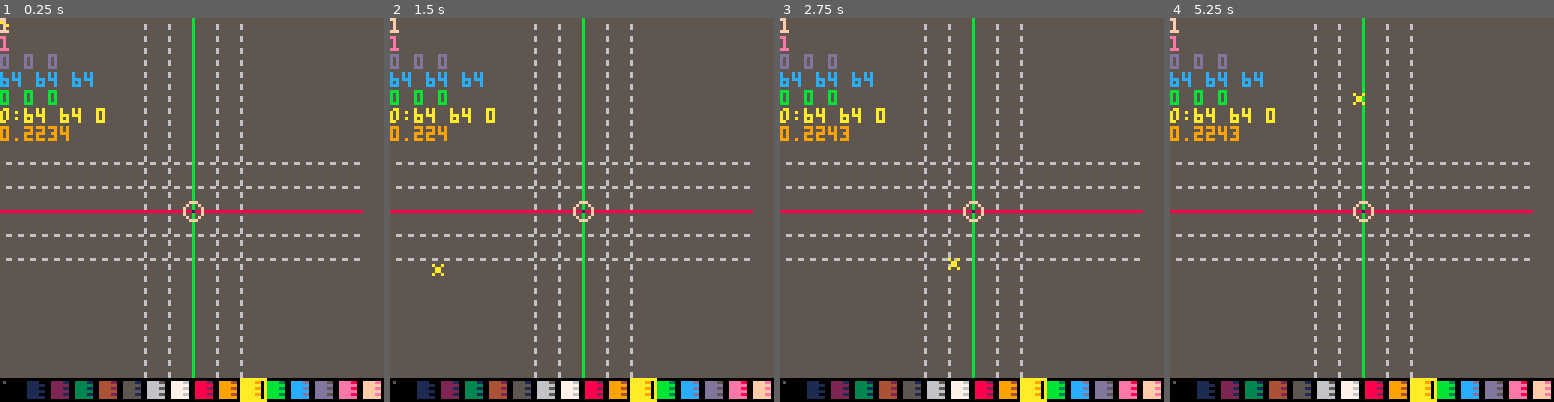
Above: before the commit, frames 1-4 (left to right).
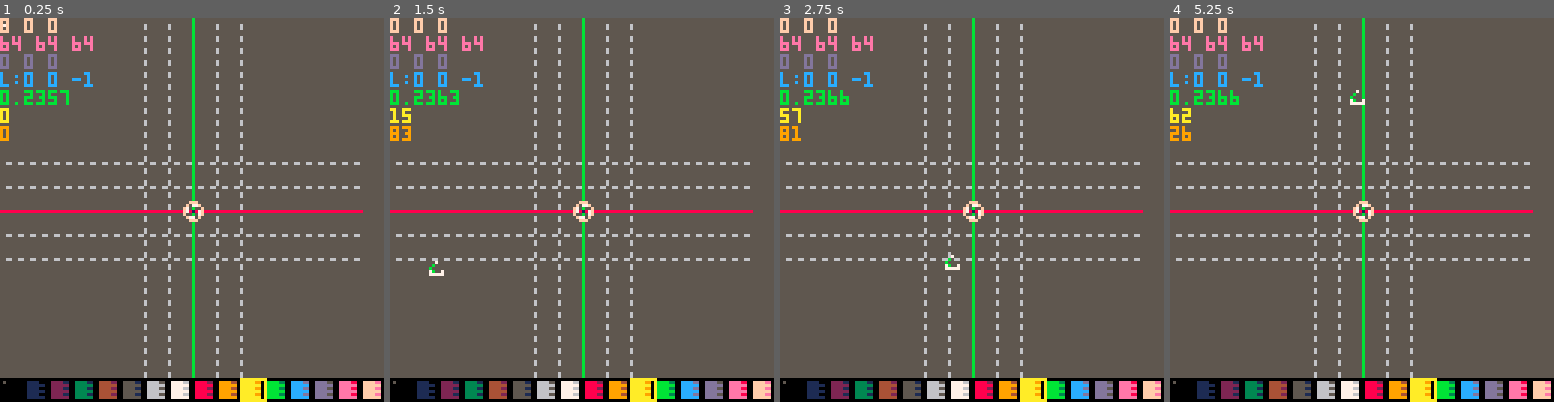
Above: after the commit, the same moments.

Repository: bitchunk/pico8misk
Game: PICO-8 cartridge poly4b.p8
Two runs of this game, one before a commit and one after it. Both use one fixed random seed, a clock stepped at 60 frames per second and the inputs below.
Inputs (mouse positions are in pixels of both pictures, inside the frame that each line leads up to):
- Up to frame 1 (0.25 s): no input
- Up to frame 2 (1.5 s): tap X (X key) at 0.33, 1.07 s; click (670, 121) at 0.67 s; tap O (Z key) at 0.7 s; click (436, 267) at 1.22 s
- Up to frame 3 (2.75 s): hold Right 1.6-2.1 s; hold P2 Left 1.6-2.1 s; tap O (Z key) at 1.7, 2.1, 2.5 s; click (887, 114) at 1.77 s; tap X (X key) at 1.85 s; hold Up 2.15-2.42 s; hold P2 Down 2.15-2.42 s; click (952, 259) at 2.32 s; hold Right from 2.47 s (still down); hold P2 Left from 2.47 s (still down)
- Up to frame 4 (5.25 s): click (1404, 106) at 2.87 s; tap O (Z key) every 0.4 s from 2.9 to 4.9 s; tap X (X key) at 2.97, 4.08, 5.2 s; release Right at 3.03 s; release P2 Left at 3.03 s; hold Left 3.08-3.58 s; hold P2 Right 3.08-3.58 s; click (1465, 256) at 3.42 s; hold Down 3.63-3.97 s; hold P2 Up 3.63-3.97 s; click (1231, 102) at 3.97 s; hold Right 4.02-4.68 s; hold P2 Left 4.02-4.68 s; click (1292, 248) at 4.52 s; hold Up 4.73-5.03 s; hold P2 Down 4.73-5.03 s; click (1354, 94) at 5.07 s; hold Left from 5.08 s (still down); hold P2 Right from 5.08 s (still down)

The runs differ from the first frame. In frame 1, 1.7% of the frame differs, in the area x 0-53%, y 0-53%; in frame 2, 1.9%; in frame 3, 1.9%; in frame 4, 2.0%.

Commit message:
Rclickで背景色選択 rviewからorotへ変更 一つ前の線を表示 次に平面が有効な頂点回りをカーソル表示 プレヴュー追加 可動光源追加 undo追加

Diff:
--- a/poly4b.p8
+++ b/poly4b.p8
@@ -451,13 +451,22 @@
 scenesbat([[
 d st spr_d 0
 k st save_k 0
-]],{})
+]],{t='exit form save: q',p='32 1 13 7'})
 end)
 menuitem(2,'load',function(v,i)
 scenesbat([[
 d st spr_d 0
 k st load_k 0
+]],{t='exit form load: q',p='32 1 3 7'})
+end)menuitem(3,'scale test',function(v,i)
+scenesbat([[
+d st spr_d 0
+k st load_k 0
 ]],{})
+scenesbat[[
+d st sc_d 0
+k st sc_k 0
+]]
 end)
 
 btnc,btns,btrg,butrg=tablefill(0,8),{},{},{}
@@ -482,6 +493,9 @@
 oposb=mkrect[[0 0 0 0]]
 orot=mkrect[[0 0 0 0]]
 orotb=mkrect[[0 0 0 0]]
+oscl=mkrect[[64 64 1 1]]
+lpos=mkrect[[0 0 0 0]]
+lpos.z=-1
 view.z=64
 viewb.z=64
 
@@ -495,6 +509,7 @@
 vtxs={}
 vtxsb={}
 vcol=10
+bgcol=5
 --cam.z=64
 opos.z=0
 oposb.z=0
@@ -502,7 +517,7 @@
 rview.z=0
 --cat(view,htbl[[r{x=0;y=0;z=0;}]])
 ldps=3
-vtxsel={1}
+--vtxsel={1}
 vtxsl=1
 vtxsll=0
 vtxslf=1
@@ -511,7 +526,12 @@
 getmouse()
 dragstart(opos,1)
 dragstart(view,1)
-dragstart(rview,1)
+dragstart(orot,1)
+dragstart(lpos,1)
+
+local obj={}
+obj.rt=orot
+obj.vt=vtxs
 --cls()
 --clickp=tablefill({0,0,0,false},16*16*16)
 clickp={}
@@ -558,13 +578,14 @@
 --1:
 caller={
 def_d=function(o)
-cls(5)
+cls(bgcol)
 local p=0
 
 rectfill(64,64,64,64,7)
 
 local msk=0xffff
-local qx,qy,qz=vradq(rview,1/128)
+local qx,qy,qz=vradq(orot,1/128)
+local rx,ry,rz=vradq(rview,1/128)
 local zr=64/view.z
 
 --**draw glid**
@@ -610,18 +631,27 @@
 --local q,x2,y2,z=rots(-64*zr,0,0,qx,qy,qz)
 --line(x1+view.x+opos.x*8*zr,y1+view.y+opos.y*8*zr,x2+view.x+opos.x*8*zr,y2+view.y+opos.y*8*zr,0x28)
 fillp(not genab.x and msk)
-local q,x1,y1,z=rots(56*zr,opos.y*8*zr,opos.z*8*zr,qx,qy,qz)
-local q,x2,y2,z=rots(-64*zr,opos.y*8*zr,opos.z*8*zr,qx,qy,qz)
+local q,x1,y1,z1=rots(56*zr,opos.y*8*zr,opos.z*8*zr,qx,qy,qz)
+local q,x2,y2,z2=rots(-64*zr,opos.y*8*zr,opos.z*8*zr,qx,qy,qz)
+--local q,x1,y1,z1=rots(x1,y1,z1,rx,ry,rz)
+--local q,x2,y2,z2=rots(x2,y2,z2,rx,ry,rz)
+--local q,x1,y1,z=rots(56*zr,opos.y*8*zr,opos.z*8*zr,qx,qy,qz)
+--local q,x2,y2,z=rots(-64*zr,opos.y*8*zr,opos.z*8*zr,qx,qy,qz)
 line(x1+view.x,y1+view.y,x2+view.x,y2+view.y,0x28)
+--line(x1+view.x+rview.x,y1+view.y+rview.y,x2+view.x+rview.x,y2+view.y+rview.y,0x28)
+
 --local x1,y1,z=rots(opos.x*8*zr,56*zr,opos.z*8*zr,qx,qy,qz)
 --local x2,y2,z=rots(opos.x*8*zr,-64*zr,opos.z*8*zr,qx,qy,qz)
 local q,x1,y1,z=rots(opos.x*8*zr,56*zr,opos.z*8*zr,qx,qy,qz)
 local q,x2,y2,z=rots(opos.x*8*zr,-64*zr,opos.z*8*zr,qx,qy,qz)
+--local q,x1,y1,z1=rots(x1,y1,z1,rx,ry,rz)
+--local q,x2,y2,z2=rots(x2,y2,z2,rx,ry,rz)
 --local q,x1,y1,z=rots(0,56*zr,0,qx,qy,qz)
 --local q,x2,y2,z=rots(0,-64*zr,0,qx,qy,qz)
 fillp(not genab.y and msk)
 --line(x1+view.x+opos.x*8*zr,y1+view.y+opos.z*8*zr,x2+view.x+opos.x*8*zr,y2+view.y+opos.z*8*zr,0x3b)
 line(x1+view.x,y1+view.y,x2+view.x,y2+view.y,0x3b)
+--line(x1+view.x+rview.x,y1+view.y+rview.y,x2+view.x+rview.x,y2+view.y+rview.y,0x3b)
 --local x1,y1,z=rots(opos.x*8*zr,opos.y*8*zr,56*zr,qx,qy,qz)
 --local x2,y2,z=rots(opos.x*8*zr,opos.y*8*zr,-64*zr,qx,qy,qz)
 local q,x1,y1,z=rots(opos.x*8*zr,opos.y*8*zr,56*zr,qx,qy,qz)
@@ -633,87 +663,43 @@
 --line(x1+view.x+opos.x*8*zr,y1+view.y+opos.y*8*zr,x2+view.x+opos.x*8*zr,y2+view.y+opos.y*8*zr,0x1c)
 fillp()
 
---tmap(clickp,function(p)
-
---ecxy({-2,-2,5,5},function(x,y)
---local q,x,y,z=rots
---(genab.x and ((opos.x+x)*8*zr) or ((opos.y+y)*8*zr)
---,not genab.z and ((opos.y+y)*8*zr) or 0
---,genab.z and ((opos.z+(genab.x and y or x))*8*zr) or 0
---,qx,qy,qz)
---circfill(x+view.x,y+view.y,1,8)
---end)
---dbg('nm'..join(normalize({0,0,-64}),' '))
-
-local vt={}
-local tr={}
-local vs={}
-local qx,qy,qz=vradq(rview,1/128)
---tmap(vtxs,function(v,i)
---vs=tmap(rolzsort(cat({},vtxs),qx,qy,qz),function(v,i)
-vs=tmap(cat({},vtxs),function(v,i)
-local q,vx,vy,vz=spread(rolq(rolq(rolq({0,v[1],v[2],v[3]},qx),qy),qz))
---local q,vx,vy,vz=spread(rolq(rolq(rolq({0,v[1]-opos.x,v[2]-opos.y,v[3]},qx),qy),qz))
-v=cat({},{vx,vy,vz,v[4],i=i})
---v[1]=v[1]*8*zr+view.x+opos.x*8*zr
---v[2]=v[2]*8*zr+view.y+opos.y*8*zr
-v[1]=v[1]*8*zr+view.x
-v[2]=v[2]*8*zr+view.y
-
-vt[v.i]=v
-return v
-end)
-
---tmap(rolzsort(vt,vradq(rview,1/128)),function(v,i)
---tmap(rolzsort(vt,qx,qy,qz),function(v,i)
-tmap(vs,function(v,i)
-local pfnc=inrng(v.i,vtxsl,vtxslf) and circfill or circ
+--**vertex draw**
+fillp()
+local q,x1,y1,z1=rots(lpos.x*zr,lpos.y*zr,lpos.z*zr,qx,qy,qz)
+zr=8*64/view.z
+local pre
+tmap(cat({{lpos.x/8,lpos.y/8,lpos.z/8,7}},objdraw(obj)),function(v,i)
+--local pfnc=inrng(v.i,vtxsl,vtxslf) and circfill or circ
 
 --v[1]=v[1]*8*zr+view.x
 --v[2]=v[2]*8*zr+view.y
 --if inrng(v.i,vtxsl,vtxslf)  then
+if v.i then
+fillp()
 if inrng(v.i,vtxsl,vtxsl+vtxsll) then
-circfill(v[1],v[2],2,i==vtxsl and v[4] or 11)
-end
-circ(v[1],v[2],2,v[4])
---drawp(v[1],v[2],v[3],v[4],2)
---if #tr>2 then
-if v.i>2 then
-tr={vt[v.i-2],vt[v.i-1],v}
---tr={v,vt[v.i-1],vt[v.i-2]}
---fp=rtfp(facerad(tr[1]))
---dbg('vt '..join(v,' '))
---dbg('nm '..join(normalize(v,1),' '))
---dbg('nm '..join(normalize({view.x,view.y,view.z},1),' '))
---dbg(dot(normalize({view.x,view.y,view.z}),normalize(v,1)))
-local c,fp=light(pspal[tr[1][4]],dot({0,0,-32},normalize(v,1)))
---dbg('li '..join({c,fp},' '))
-
---if cull(tr[1][1],tr[1][2],tr[2][1],tr[2][2],tr[3][1],tr[3][2])==band(v.i,1) then
-if cull(tr[1][1],tr[1][2],tr[2][1],tr[2][2],tr[3][1],tr[3][2])<1 then
-return
-end
---add(tr,v)
---vdmp(tr[1])
---trifill(tr[1],tr[2],{10 ,10},14)
---raster_triangle(tr[1],tr[2],tr[3])
---dbg(facerad(tr[1]))
-
-if fp then
-p01_triangle_163(tr[1][1],tr[1][2],tr[2][1],tr[2][2],tr[3][1],tr[3][2],c,fp)
-end
---dbg(join({tr[1][1],tr[2][1],tr[3][1]}, "--"))
-del(tr,tr[1])
-end
-end)
-fillp()
+circfill(v[1]*zr+view.x,v[2]*zr+view.y,2,v.i==vtxsl and v[4] or 11)
+end
+if v.i==#vtxs then
+line(v[1]*zr+view.x,v[2]*zr+view.y,pre[1]*zr+view.x,pre[2]*zr+view.y)
+end
+circ(v[1]*zr+view.x,v[2]*zr+view.y,2,v.t and 12 or v[4])
+
+else
+spr(4,v[1]*zr+view.x-3,v[2]*zr+view.y-3)
+--fillp(0x5a5a.8)
+--circfill(v[1]*zr+view.x,v[2]*zr+view.y,2,v[4])
+--fillp()
+--circ(v[1]*zr+view.x,v[2]*zr+view.y,2,v[4])
+end
+pre=v
+end)
+
 v=cubr
 pfnc=circ
-local q,vx,vy,vz=spread(rolq(rolq(rolq({0,opos.x,opos.y,opos.z},qx),qy),qz))
+--local q,vx,vy,vz=spread(rolq(rolq(rolq({0,opos.x,opos.y,opos.z},qx),qy),qz))
+local q,vx,vy,vz=spread(vrolq(opos.x,opos.y,opos.z,qx,qy,qz))
 --drawo(v,opos.x-1,opos.y-1,opos.z-1)
-drawp(vx*8*zr+view.x,vy*8*zr+view.y,vz*8*zr+view.z,15,3)
-orot.x=vx*8*zr+view.x
-orot.y=vy*8*zr+view.y
+drawp(vx*zr+view.x,vy*zr+view.y,vz*zr+view.z,15,3)
 
 rectfill(0,120,127,127,0)
 for x=0,15 do
@@ -726,12 +712,18 @@
 pset(1,121,5)
 pal(7,vcol)
 rect(vcol*8,120,vcol*8+8,127,pspal[vcol])
+pal()
+eachpal('6bc$',(#vtxs<3 or vtxsl%2==1) and 'bb0' or 'c0c')
 spr(spid,mo.x-3,mo.y-3)
 pal()
 
 end
 ,def_k=function(o)
 local b
+if o.fst then
+oscl.w=1
+oscl.h=1
+end
 if not keystate.█ then
 tmap(kmap,function(v,i)
 if btn(i-1) or btn(i-1,1) then
@@ -742,10 +734,10 @@
 end
 cat(genab,gedef)
 local x,y
-=cos(rview.x%64/64)>0
-,cos(rview.y%64/64)>0
---=inrng(sgn(rview.x)*rview.x%64,-16,16)
---,inrng(sgn(rview.y)*rview.y%64,-16,16)
+=cos(orot.x%64/64)>0
+,cos(orot.y%64/64)>0
+--=inrng(sgn(orot.x)*orot.x%64,-16,16)
+--,inrng(sgn(orot.y)*orot.y%64,-16,16)
 genab.x=x and 1 or not y and -1
 genab.y=y or not x and y
 genab.z=not(genab.y and genab.x)
@@ -768,21 +760,22 @@
 --**drag view**
 spid=1
 local x,y=dragrot(view,{x=0,y=0,z=0})
---local x,y,z=dragrot(rview,{x=opos.x,y=opos.y,z=opos.z})
+--local x,y,z=dragrot(orot,{x=opos.x,y=opos.y,z=opos.z})
 
 view.ud(x,y)
 else
 if not mo.r and mo.l and chold then
 if mo.y>120 then
 vcol=flr(min(mo.x/8,15))
+chold=false
 return
 end
 
 --**drag cursor**
 scale=8
-local p={dragdist(opos,rview)}
-tmap((genab.x and cos((rview.x%64)/64)>0 or genab.y and cos((rview.y%64)/64)<0) and split'x y z' or split'z y x',function(v)
-local s=sgn(cos(rview[v]/128))
+local p={dragdist(opos,orot)}
+tmap((genab.x and cos((orot.x%64)/64)>0 or genab.y and cos((orot.y%64)/64)<0) and split'x y z' or split'z y x',function(v)
+local s=sgn(cos(orot[v]/128))
 s=1
 opos[v]=mid(-8,7,flr(genab[v] and del(p,p[1])*s+0.5 or opos[v]))
 p=cat({},p)
@@ -799,6 +792,13 @@
 end
 dblwait=max(0,dblwait-1)
 
+if mo.r and mo.lt and #vtxs>0 then
+local v=vtxs[min(vtxsl,#vtxs)]
+opos.z=v[3]
+opos.ud(v[1],v[2])
+vtxsl=#vtxs+1
+vtxsll=0
+end
 if mo.l and mo.rt then
 --**cancel cursor drag**
 cat(opos,oposb)
@@ -810,7 +810,6 @@
 ytzr=not inrng(mo.y,24,104)
 xtzr=not inrng(mo.x,24,104)
 cat(viewb,view)
-cat(orotb,orot)
 
 elseif mo.rut then
 ytzr=false
@@ -818,75 +817,105 @@
 end
 
 if mo.r and chold then
-
+if mo.y>120 then
+bgcol=flr(min(mo.x/8,15))
+chold=false
+return
+end
 --**rotate view**
 spid=2
-dragstart(rview)
 dragstart(orot)
-local x,y,zx,zy=dragrot(rview,{x=0,y=0,z=0})
---local x,y,z=dragrot(rview,{x=opos.x,y=opos.y,z=opos.z})
---z=rview.z
-local z=rview.z
+dragstart(lpos)
+local x,y,zx,zy=dragrot(orot,{x=0,y=0,z=0})
+--local x,y,z=dragrot(orot,{x=opos.x,y=opos.y,z=opos.z})
+--z=orot.z
+local z=orot.z
 if ytzr then
 spid=3
 z=zx
-x=rview.x
+x=orot.x
 end
 if xtzr then
 spid=3
 z=zy
-y=rview.y
+y=orot.y
 end
 
 if keystate[' '] then
 --**rot z and fix rot x-y **
-z=x
-x,y=rview.x,rview.y
+local zr=64/view.z
+local qx,qy,qz=vradq({
+x=opos.x*8
+,y=opos.y*8
+,z=opos.z*8},1/128)
+local q,x1,y1,z1=rots(view.x-64,view.y-64,view.z-64,qx,qy,qz)
+
+
+local x,y=dragrot(lpos,{x=0,y=0,z=0})
+
+lpos.ud(x,y)
+--view.ud(x1,y1).z=z1
+--view.ud(x1+64,y1+64)
+--view.z=z1+64
+
+--local x,y=dragrot(view,{x=0,y=0,z=0})
+--local x,y,z=dragrot(orot,{x=opos.x,y=opos.y,z=opos.z})
+
+--view.ud(x,y)
+
+--z=x
+--x,y=orot.x,orot.y
 end
 --**rot view with one axis
 if keystate.x then
-x,y,z=rview.x,x,rview.z
+x,y,z=orot.x,x,orot.z
 end
 if keystate.c then
-x,y,z=x,rview.y,rview.z
+x,y,z=x,orot.y,orot.z
 end
 if keystate.z then
-x,y,z=rview.y,rview.y,x+y
+x,y,z=orot.y,orot.y,x+y
 end
 
 if mo.l then
---orot.z=z
---orot.ud(x,y)
-else
-rview.z=z
-rview.ud(x,y)
-end
-
-
---view.x+=(flr(orot.x)==64 and  or sgn(orot.x))
---view.x=64-64*sin(64/orot.x)
---view.x=viewb.x-orot.x+orotb.x
-
-
---rview.ud(inrng(x,128,-128) and x or -sgn(x)*128
+
+elseif not keystate[' '] then
+orot.z=z
+orot.ud(x,y)
+end
+
+
+
+--orot.ud(inrng(x,128,-128) and x or -sgn(x)*128
 --,inrng(y,128,-128) and y or -sgn(y)*128)
 
 --end
 end
 
-if keystate[' '] then
+if mo.mt then
+vcol=vtxs[vtxsl] and vtxs[vtxsl][4] or vcol
+end
+
+if keystate[' '] and mo.r then
+lpos.z-=mo.w*2
+elseif keystate[' '] then
 mo.ldb=false
 mo.rdb=false
 view.z-=mo.w*2
 else
 --vcol=(vcol+16+mo.w)%16
 opos.z=mid(opos.z+mo.w,-8,7)
---rview.z-=mo.w*2
+--orot.z-=mo.w*2
 end
 
 if keytrg.█ then
+if vtxsl==#vtxs then
+vtxsl=#vtxs+1
+vtxsll=0
+else
 vtxsl=#vtxs
 vtxsll=-#vtxs+1
+end
 end
 if mo.r and keytrg[','] or keytrg['<'] then
 		vtxsll=min(vtxsll-1,vtxsl-1)
@@ -915,8 +944,8 @@
 		for i=st,en do
 		ecxy('1 0 3 1',function(a)
 		vtxs[i][a]+=v[a]-vtxs[en][a]
-
 		end)
+		vtxs[i][4]=vcol
 		end
 --		stop()
 
@@ -939,14 +968,14 @@
 vtxsll=0
 end
 
-dbg(vtxsl)
-dbg(vtxslf)
 if keystate['0'] then
 chold=false
 if mo.r then
-rview.z=0
-rview.ud(0,0)
+orot.z=0
+orot.ud(0,0)
+rview.ud(0,0).z=0
 elseif mo.l then
+dbg(111)
 opos.z=0
 opos.ud(0,0)
 oposb.z=0
@@ -962,15 +991,42 @@
 vtxs,vtxsb=vtxsb,vtxs
 end
 end
-
+,sc_d=function(o)
+cls(bgcol)
+orot.x+=0.5
+objdraw(obj)
+end
+,sc_k=function(o)
+if o.fst then
+oscl.w=1
+oscl.h=1
+end
+oscl.w=(mo.x-mo.sx)/128*8
+oscl.h=(mo.y-mo.sy)/128*8
+if not keystate.█ then
+tmap(kmap,function(v,i)
+if btn(i-1) or btn(i-1,1) then
+view.x-=kmap[i][1]
+view.y-=kmap[i][2]
+end
+end)
+end
+if keystate.q then
+scenesbat[[
+d st def_d 0
+k st def_k 0
+]]
+return 1
+end
+end
 ,spr_d=function(o)
 cls()
 spr(0,0,0,16,16)
-outline('exit:q','32 0 7 0')
-if(o.prm.cr)o.prm.cr.rs(7)
+outline(o.prm.t,o.prm.p)
 fillp(0xcc33)
 if(o.prm.r)o.prm.r.rs(0x16)
 fillp()
+if(o.prm.cr)o.prm.cr.rs(7)
 
 end
 ,save_k=function(o)
@@ -979,7 +1035,7 @@
 end
 --local r=o.prm.cr
 
-local c,s=selcell(#vtxs)
+local c,s=selcell()
 o.prm.r=s or o.prm.r
 o.prm.cr=c or o.prm.cr
 
@@ -1051,6 +1107,7 @@
 --,sget(x+l+1,y+t)
 --,sget(x+l+2,y+t)
 --,sget(x+l+3,y+t)
+--,sget(x+l+3,y+t)
 --}
 --vdmp({l,t})
 add(ts,{
@@ -1112,8 +1169,12 @@
 dbg(join({opos.x,opos.y,opos.z},' '))
 dbg(join({view.x,view.y,view.z},' '))
 dbg(join({rview.x,rview.y,rview.z},' '))
-dbg('o:'..join({orot.x,orot.y,orot.z},' '))
+dbg('l:'..join({lpos.x,lpos.y,lpos.z},' '))
+--dbg('o:'..join({orot.x,orot.y,orot.z},' '))
 dbg(stat(1))
+dbg(mo.x)
+dbg(mo.y)
+
 dbg_print()
 end
 
@@ -1193,6 +1254,7 @@
 local qx,qy,qz=vradq({x=rv.x,y=rv.y,z=rv.z},1/128)
 --local x,y,z=mo.x-mo.sx*sgn(rv.x),mo.y-mo.sy*sgn(rv.y),64
 local x,y,zx,zy=mo.x-mo.sx,mo.y-mo.sy,mo.x-mo.sx,mo.y-mo.sy
+local q,x,y,zx=spread(vrolq(x,y,zx,qx,qy,qz))
 return
  x/scale+vw.stx
 ,y/scale+vw.sty
@@ -1212,7 +1274,7 @@
 --,z/scale+vw.stz
 end
 function rvrsa(a)
-return sgn((a=='y' and cos or sin)((rview[a]-16)/128))
+return sgn((a=='y' and cos or sin)((orot[a]-16)/128))
 end
 
 --btnstat={}
@@ -1270,18 +1332,25 @@
 end
 
 function selcell(mx)
+--mx=17
 local cr,sr=mkrect'0 0 8 8'
+cr.ud(toc(mo.x)*8,toc(mo.y)*8)
 if mo.l or mo.r then
+local x,y=toc(mo.sx)*8,toc(mo.sy)*8
 local reqn=toc(mx or 32767,16)+1
 local w,h
-=toc(mo.x)*8-r.x
-,toc(mo.y)*8-r.y
+=max(8,toc(mo.x+8)*8-x)
+,max(8,toc(mo.y+8)*8-y)
+dbg(toc(reqn*8,h+8)*8)
+dbg(reqn)
 --o.prm.r.ud(r.x,r.y
-sr=mkrect'0 0 0 0'.ud(r.x,r.y
-,mid(8,w,toc(reqn,toc(h+8))*8)
-,mid(8,h,toc(reqn,toc(w+8))*8))
+sr=mkrect'0 0 0 0'.ud(x,y
+--w h*w
+,mid(8,w,toc(reqn*8,h)*8)
+,mid(8,h,toc(reqn*8,w)*8))
+--,mid(8,w,toc(reqn,toc(h+8))*8)
+--,mid(8,h,toc(reqn,toc(w+8))*8))
 else
-r=cr.ud(toc(mo.x)*8,toc(mo.y)*8)
 --r=o.prm.cr.ud(toc(mo.x)*8,toc(mo.y)*8)
 end
 return cr,sr
@@ -1317,14 +1386,15 @@
 end)
 end)
 
---local qx,qy,qz=vradq(rview,1/128)
-
-local v,s=rolzsort(v,vradq(rview,1/128))
+--local qx,qy,qz=vradq(orot,1/128)
+
+local v,s=rolzsort(v,vradq(orot,1/128))
+
 local zr=64/view.z
 tmap(v,function(p,i)
 local s=sizc[p[4]..''] or 0
 
---drawp(p[1]*rview.z/view.z*8+view.x,p[2]*rview.z/view.z*8+view.y,p[3],p[4],s)
+--drawp(p[1]*orot.z/view.z*8+view.x,p[2]*orot.z/view.z*8+view.y,p[3],p[4],s)
 drawp(p[1]*8*zr+view.x,p[2]*zr*8+view.y,p[3]*8*zr+view.z,p[4],s)
 end)
 end
@@ -1355,12 +1425,11 @@
 ,radq((vw.y)*r,{1,0,0})
 ,radq((vw.z)*r,{0,0,1})
 end
---function vradq(vw,r)
---return
---radq((vw.x)*r,{0,1,0})
---,radq((vw.y)*r,{1,0,0})
---,radq((vw.z)*r,{0,0,1})
---end
+
+
+function vrolq(x,y,z,qx,qy,qz)
+return rolq(rolq(rolq({0,x,y,z},qx),qy),qz)
+end
 
 --function rots(x,y,z,qx,qy,qz)
 ----return x,y,z,q
@@ -1396,28 +1465,147 @@
 return rfp[mid(1,8,flr(r*100)-8)]
 end
 function light(c,r)
-local s=1-mid(r*2,0,1)
+local s=mid(r,0,1)
+
+--dbg(r..' ' ..flr(s+1)*4 .. ' '..mid(1,8,flr(band(s,0x.ffff)*7)+1))
+--local s=1-mid(r*2,0,1)
 --local s=mid(r*4,0,3)
 --dbg('q '..c..' '..s..' '..band(s,0x.ffff)*7+1)
 --return band(lshr(c,flr(s)*4),0xff),rfp[mid(1,8,flr(band(s,0x.ffff)*7)+1)]
 return band(lshr(c,flr(s+1)*4),0xff),rfp[mid(1,8,flr(band(s,0x.ffff)*7)+1)]
 end
 
-function dot(v1,v2)--,x3,y3,z3
+function dot(v1,v2)
 	return v1[1]*v2[1]+v1[2]*v2[2]+v1[3]*v2[3]
 end
 
+function cross(p,v1,v2)
+--local ax=v1[1]-p[1]
+--local ay=v1[2]-p[2]
+--local az=v1[3]-p[3]
+--local bx=v2[1]-p[1]
+--local by=v2[2]-p[2]
+--local bz=v2[3]-p[3]
+local ax=v1[1]
+local ay=v1[2]
+local az=v1[3]
+local bx=v2[1]
+local by=v2[2]
+local bz=v2[3]
+--dbg(ay*bz-az*by)
+return
+ {ay*bz-az*by
+	,az*bx-ax*bz
+	,ax*by-ay*bx
+	}
+end
+
 function normalize(v,s)
---s=sqrt(v[1]*v[1]+v[2]*v[2]+v[3]*v[3])
-local l=sqrt(v[1]^2 + v[2]^2 + v[3]^2)
-return {v[1]/l,v[2]/l,v[3]/l}
-end
-
-function cull(x1,y1,x2,y2,x3,y3)
-return (x2-x1)*(y3-y1)>(x3-x1)*(y2-y1) and 1 or 0
-end
-
-
+--local l=sqrt(v[1]*v[1]+v[2]*v[2]+v[3]*v[3])
+--local l=s/sqrt(v[1],2)+shl(v[2],2)+shl(v[3],2))
+--dbg(v[1]*v[1]+v[2]*v[2]+v[3]*v[3])
+local l=s/sqrt(v[1]*v[1]+v[2]*v[2]+v[3]*v[3])
+--return {v[1]/l,v[2]/l,v[3]/l}
+return {v[1]*l,v[2]*l,v[3]*l}
+end
+
+function cull(x1,y1,x2,y2,x3,y3,i)
+return (x2-x1)*(y3-y1)-(x3-x1)*(y2-y1)<0 and i or bnot(i)
+end
+function objdraw(o)
+--local zr=64/view.z
+local zr=1
+local vt={}
+local tr={}
+local vs={}
+local qx,qy,qz=vradq(orot,1/128)
+local rx,ry,rz=vradq(rview,1/128)
+local vtx=o.vt
+local orot=o.rt
+
+vs=tmap(cat({},vtxs),function(v,i)
+local q,vx,vy,vz=spread(rolq(rolq(rolq({0,v[1],v[2],v[3]},qx),qy),qz))
+--local cz=.01*(p1z+p2z+p3z)/3
+--local cx=.01*(p1x+p2x+p3x)/3
+--local cy=.01*(p1y+p2y+p3y)/3
+
+v=cat({},{
+vx*zr*oscl.w
+,vy*zr*oscl.h
+,vz*zr,v[4]
+,i=i
+,s=i>2 and -vz-vt[i-1][3]-vt[i-2][3] or 32765
+})
+dbg(v.s)
+--v[1]=v[1]
+--v[2]=v[2]
+--v[1]=v[1]*8*zr*oscl.w+view.x
+--v[2]=v[2]*8*zr*oscl.h+view.y
+
+vt[v.i]=v
+return v
+end)
+
+--tmap(rolzsort(vt,vradq(orot,1/128)),function(v,i)
+--tmap(rolzsort(vt,qx,qy,qz),function(v,i)
+--quicksort(vs,1,#vs)
+tmap(vs,function(v,i)
+--if #tr>2 then
+if v.i>2 then
+local c=v[4]
+tr=band(v.i,1)==1 and {vt[v.i-2],vt[v.i-1],v} or {v,vt[v.i-1],vt[v.i-2]}
+--tr=band(v.i,1)==1 and {v,vt[v.i-2],vt[v.i-1]} or {vt[v.i-2],vt[v.i-1],v}
+--tr=band(v.i,1)==1 and {vt[v.i-2],vt[v.i-1],v} or {vt[v.i-3],vt[v.i-1],v}
+--tr=v.i==3 and {vt[v.i-2],vt[v.i-1],v} or {vt[v.i-3],vt[v.i-1],v}
+--tr={v,vt[v.i-1],vt[v.i-2]}
+--dbg('vt '..join(v,' '))
+--dbg('nm '..join(normalize(v,1),' '))
+--dbg('nm '..join(normalize({view.x,view.y,view.z},1),' '))
+--dbg(dot(normalize({view.x,view.y,view.z}),normalize(v,1)))
+local l={lpos.x,lpos.y,lpos.z}
+if i==3 then
+--dbg('dot '..
+--dot(normalize(cross
+--(tr[1],tr[2],tr[3])
+--,1),normalize(l,1)))
+end
+--cross(tr[1],tr[2],tr[3])
+--local c,fp=light(pspal[tr[1][4]],dot({0,0,-32},normalize(v,1)))
+--dbg(dot(normalize(v,1)
+--,normalize(l,1)))
+--dbg('top' ..join(vtopsort(tr[1],tr[2],tr[3]),' '))
+--dbg(join(normalize(vtopsort(tr[1],tr[2],tr[3]),1),' '))
+--tr[vtopsort(tr[1],tr[2],tr[3]).i].t=true
+local c,fp=light
+(pspal[c]
+,dot(
+normalize(vtopsort(tr[1],tr[2],tr[3]),1)
+--,normalize(tr[3],1)))
+--,normalize(tr[1]
+,normalize(l,1)
+))
+
+if cull(tr[1][1],tr[1][2],tr[2][1],tr[2][2],tr[3][1],tr[3][2],-1)>0 then
+return
+end
+if fp then
+zr=8*64/view.z
+p01_triangle_163
+(tr[1][1]*zr+view.x
+,tr[1][2]*zr+view.y
+,tr[2][1]*zr+view.x
+,tr[2][2]*zr+view.y
+,tr[3][1]*zr+view.x
+,tr[3][2]*zr+view.y,c,fp)
+end
+
+--dbg(join({tr[1][1],tr[2][1],tr[3][1]}, "--"))
+--del(tr,tr[1])
+end
+end)
+
+return vs
+end
 -->8
 --sort
 --function pivot(a,i,j)
@@ -1452,30 +1640,34 @@
 --end
 --end
 
-function quicksort(a,l,r)
-local i,j
-if(l>=r)return
-j=l
-
-for i=l+1,r do
-if a[i][3]<a[l][3] then
-j+=1
-a[j],a[i]=a[i],a[j]
-end
-end
-a[l],a[j]=a[j],a[l]
-
-quicksort(a,l,j-1)
-quicksort(a,j+1,r)
-end
---
---function swap(a,b)
---int w;
---
---w = a;
---a = b;
---b= w;
---end
+function quicksort(v,s,e)
+local i,p
+if(s>=e)return
+p=s
+
+for i=s+1,e do
+if v[i].s>v[s].s then
+p+=1
+v[p],v[i]=v[i],v[p]
+end
+end
+v[s],v[p]=v[p],v[s]
+
+quicksort(v,s,p-1)
+quicksort(v,p+1,e)
+end
+
+function vtopsort(v1,v2,v3)
+--if(v1[2]>v2[2]) v1[1],v1[2],v1[3]=v2[1],v2[2],v2[3]
+--if(v2[2]>v3[2]) v2[1],v2[2],v2[3]=v3[1],v3[2],v3[3]
+--if(v3[2]>v1[2]) v3[1],v3[2],v3[3]=v1[1],v1[2],v1[3]
+dbg(v1[2])
+if(v1[2]<v2[2]) v1,v2={v2[1],v2[2],v2[3]},{v1[1],v1[2],v1[3]}
+if(v2[2]<v3[2]) v2,v3={v3[1],v3[2],v3[3]},{v2[1],v2[2],v2[3]}
+if(v3[2]<v1[2]) v3,v1={v1[1],v1[2],v1[3]},{v3[1],v3[2],v3[3]}
+dbg(v1[2])
+return v1,v2,v3
+end
 -->8
 --trifill
 --@p01
Not shown, changed: 66 lines of the sprite sheet (__gfx__) section of poly4b.p8
